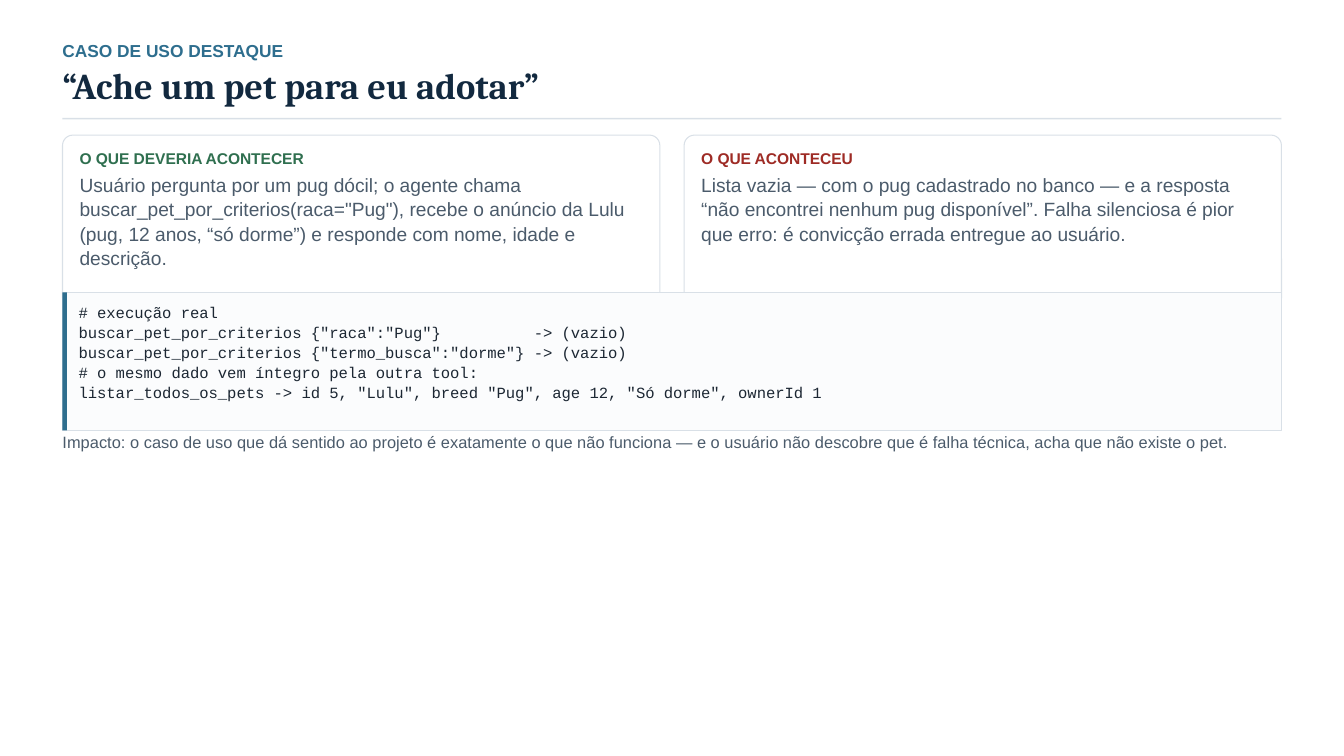
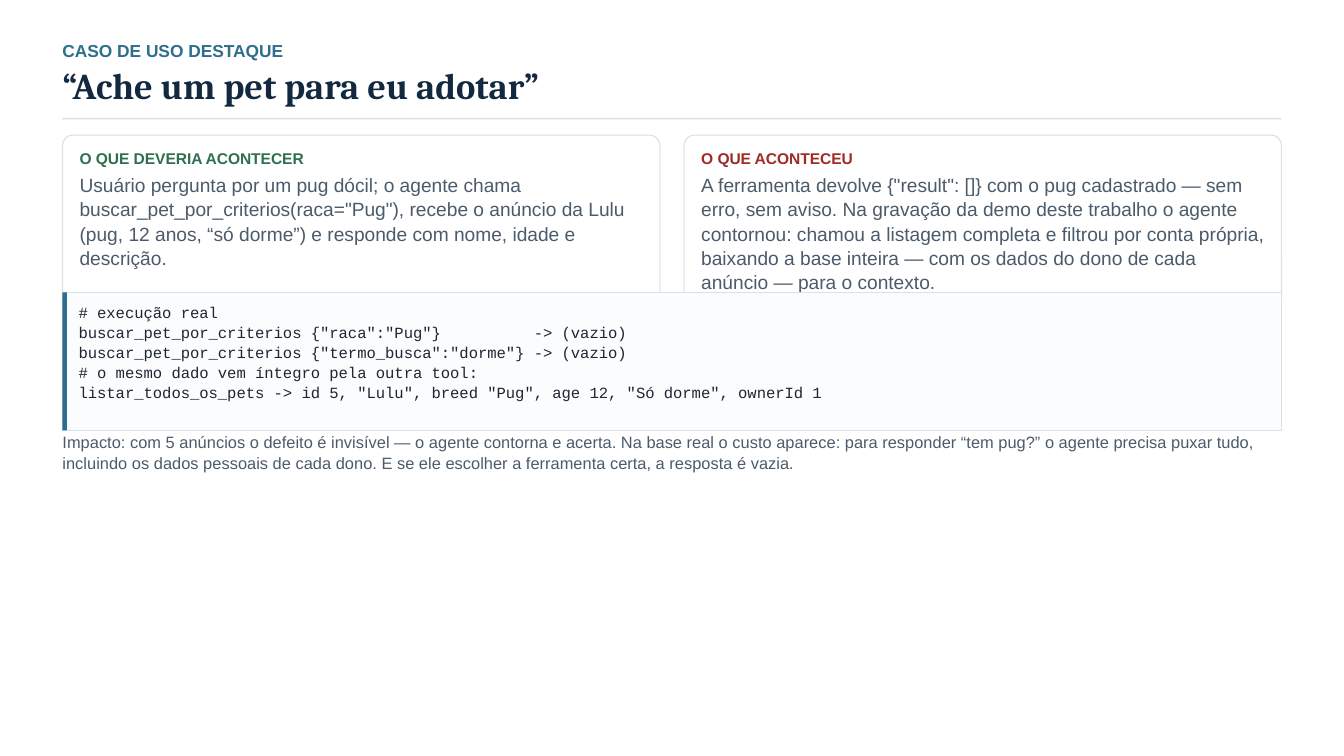
Before and after one commit to edu-correia/project-mcp-pet-adoption, a slide deck: slide 7 of docs/apresentacao-analise-pethouse-mcp.pptx. Drawn at 1344x756 pixels with LibreOffice and Linux fonts; fonts in the diff are those of the drawing. Boxes give left, top, right and bottom in pixels: in the first picture for what was removed or moved away, otherwise in the second. Text is boxed around its words. In the diff, an @@ line names an element or a change of style, - is before the commit and + after.

```diff
--- a/docs/apresentacao-analise-pethouse-mcp.pptx
+++ b/docs/apresentacao-analise-pethouse-mcp.pptx
@@ text at (x1=701, y1=178, x2=1264, y2=292): text changed @@
-Lista vazia — com o pug cadastrado no banco — e a resposta “não encontrei nenhum pug disponível”. Falha silenciosa é pior que erro: é convicção errada entregue ao usuário.
+A ferramenta devolve {"result": []} com o pug cadastrado — sem erro, sem aviso. Na gravação da demo deste trabalho o agente contornou: chamou a listagem completa e filtrou por conta própria, baixando a base inteira — com os dados do dono de cada anúncio — para o contexto.
@@ text at (x1=62, y1=436, x2=1254, y2=473): text changed @@
-Impacto: o caso de uso que dá sentido ao projeto é exatamente o que não funciona — e o usuário não descobre que é falha técnica, acha que não existe o pet.
+Impacto: com 5 anúncios o defeito é invisível — o agente contorna e acerta. Na base real o custo aparece: para responder “tem pug?” o agente precisa puxar tudo, incluindo os dados pessoais de cada dono. E se ele escolher a ferramenta certa, a resposta é vazia.
```
Also in this commit, not shown: 1 slide added, 4 other files.
